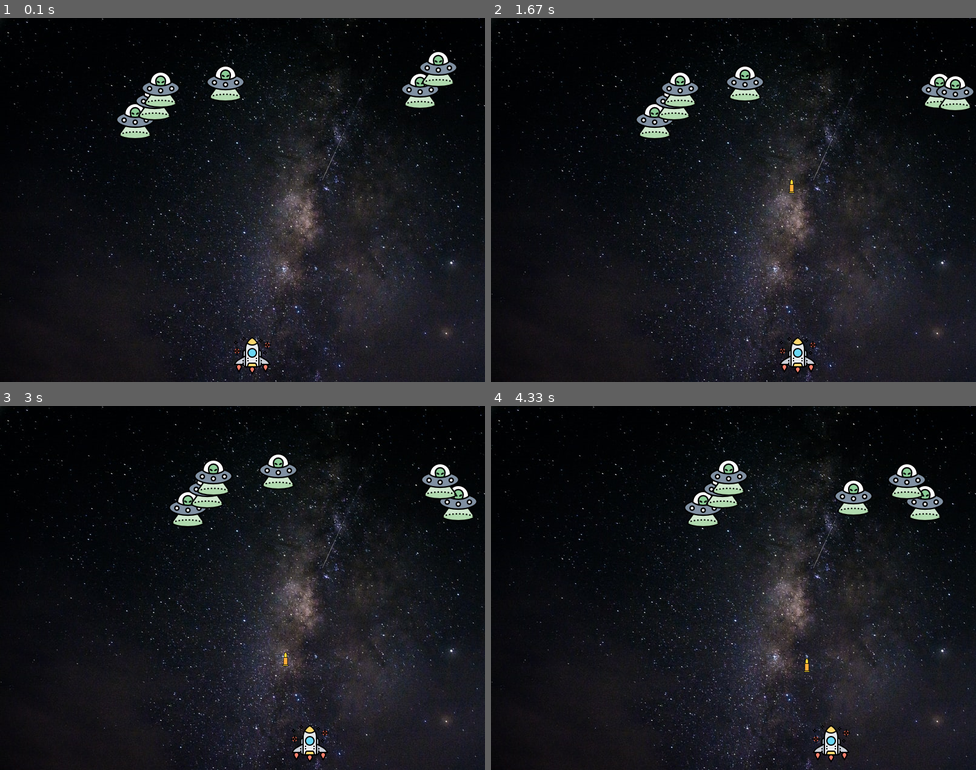
Above: before the commit, frames 1-4 (two rows, left to right).
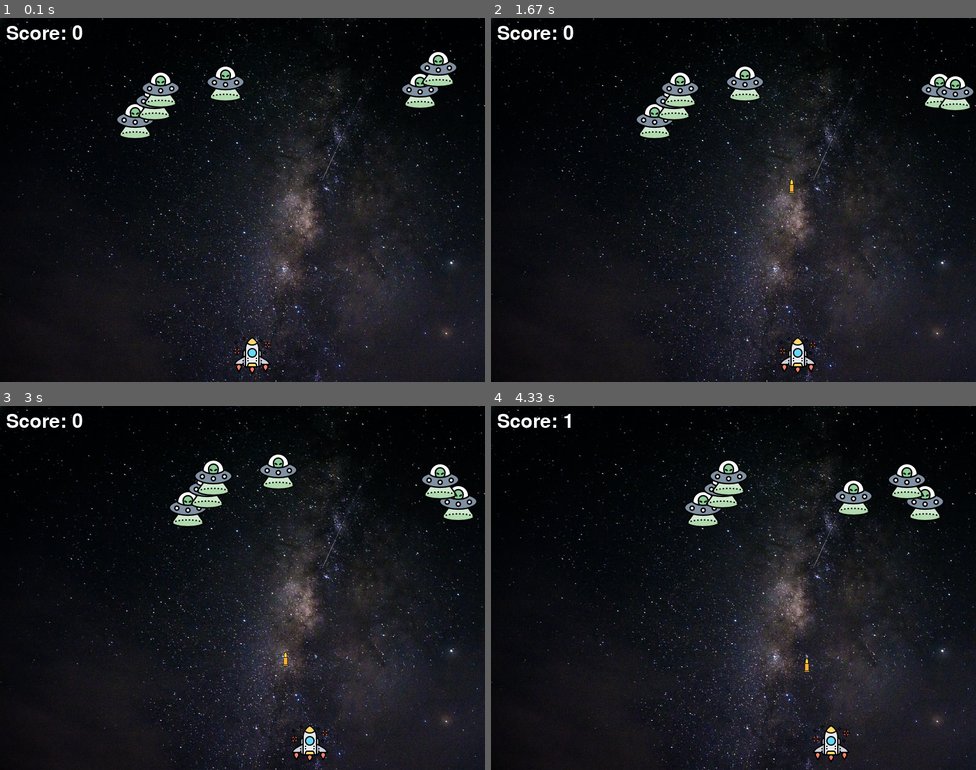
Above: after the commit, the same moments.

Repository: stephenh67/pygame_programs
Game: pygame game, started from space_invaders/space_invafers.py
The game is run twice, just before and just after one commit, with the same random seed, the same clock (stepped at 60 frames per second) and the same inputs.
Inputs:
- Up to frame 1 (0.1 s): no input
- Up to frame 2 (1.67 s): hold Right 0.33-0.8 s; hold Right 0.83-1.3 s; tap Space at 0.9, 1.2, 1.4 s; hold Left from 1.33 s (still down)
- Up to frame 3 (3 s): tap Space at 1.7, 1.97, 2.27, 2.4, 2.7 s; release Left at 1.87 s; hold Left 1.9-2.3 s; hold Right 2.33-2.97 s
- Up to frame 4 (4.33 s): hold Left 3-3.47 s; tap Space at 3.07, 3.37, 3.57, 3.87, 4.07 s; hold Right 3.5-3.97 s; hold Right from 4 s (still down)

The runs differ from the first frame. In frame 1, 0.3% of the frame differs, in the area x 1-17%, y 2-6%; in frame 2, 0.3%; in frame 3, 0.3%; in frame 4, 0.2%.

Commit message:
add score

Diff:
--- a/space_invaders/space_invafers.py
+++ b/space_invaders/space_invafers.py
@@ -49,7 +49,18 @@
 bullet_y_change = 5
 bullet_state = 'ready'
 
-score = 0
+
+# score
+score_value = 0
+font = pygame.font.Font('freesansbold.ttf', 32)
+text_x = 10
+text_y = 10
+
+def show_score(x, y):
+    score = font.render('Score: ' + str(score_value), True, (255, 255, 255))
+    screen.blit(score, (text_x, text_y))
+
+score_value = 0
 
 
 def fire_bullet(x, y):
@@ -125,8 +136,8 @@
         if collision:
             bullet_y = 480
             bullet_state = 'ready'
-            score += 1
-            print(score)
+            score_value += 1
+            print(score_value)
             enemy_x[i] = random.randint(0, 735)
             enemy_y[i] = random.randint(50, 150)
 
@@ -145,6 +156,6 @@
 
 
     player(player_x, player_y)
-
+    show_score(text_y, text_y)
 
     pygame.display.update()
